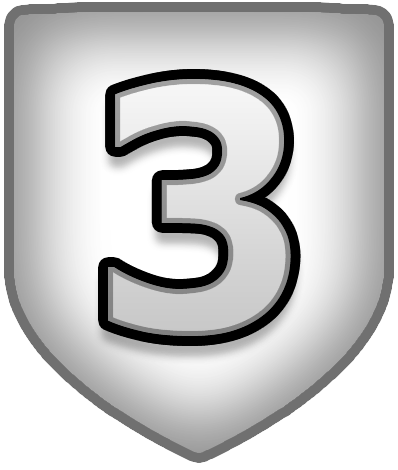
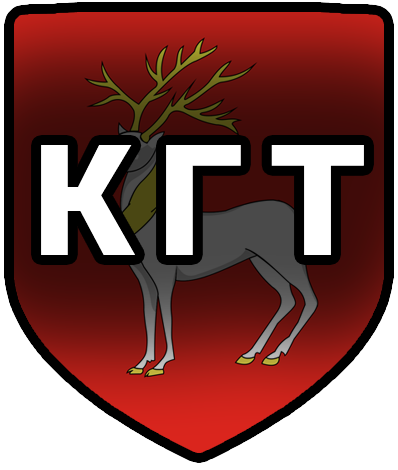
Layered file, before and after one edit (398 × 470). Changes by layer:
showed group "Группа 1 копия" (1 layers) over [41, 145, 364, 255]
renamed "3" to "1", hid it, painted on it over [108, 79, 291, 336]
hid "Слой 10" over [14, 12, 384, 453]
showed "Слой 6" over [4, 2, 394, 463]
"Слой 2": opacity 75% → 100% over [14, 12, 384, 453]